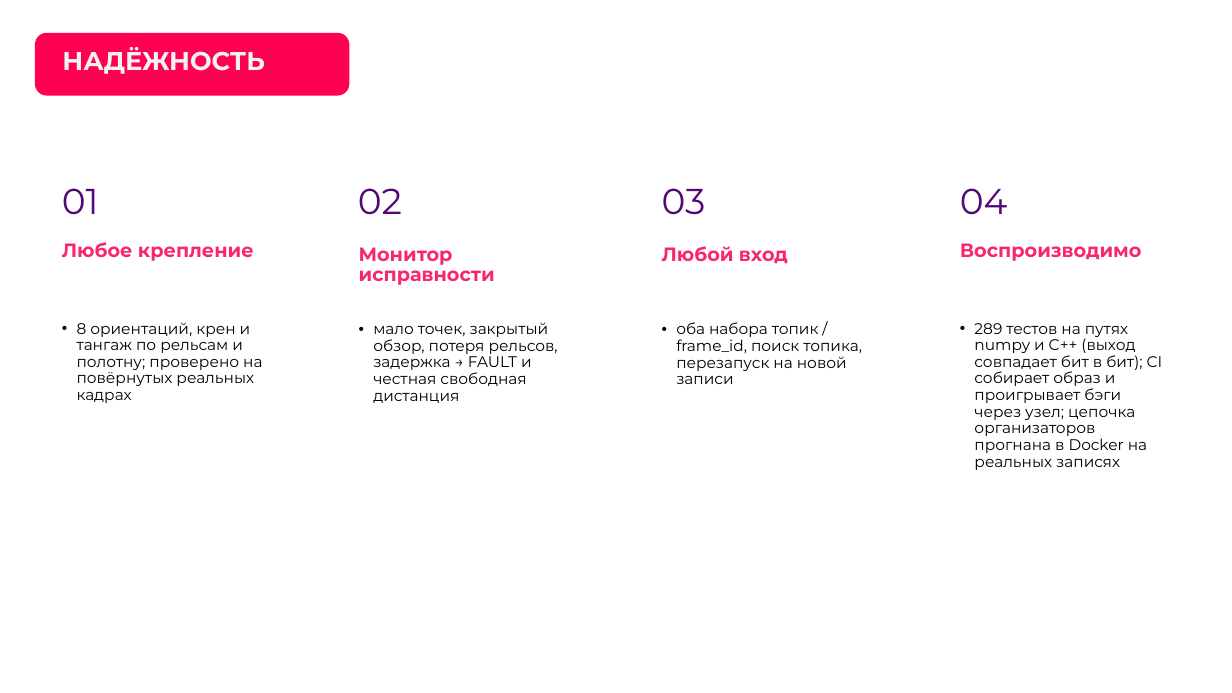
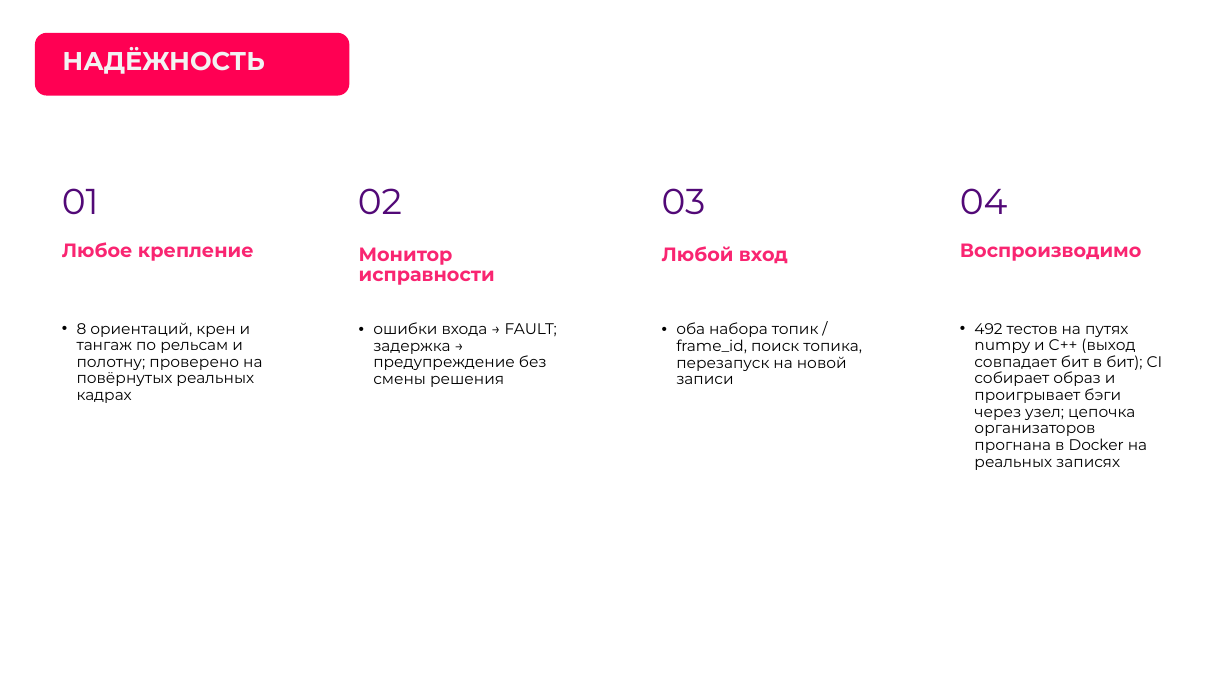
Before and after one commit to pmixay/ReSense, a slide deck: slide 14 of docs/presentation/ReSense_LCT2026.pptx. Drawn at 1232x693 pixels with LibreOffice and Linux fonts; fonts in the diff are those of the drawing; background and template pictures are left out. Boxes give left, top, right and bottom in pixels: in the first picture for what was removed or moved away, otherwise in the second. Text is boxed around its words. In the diff, an @@ line names an element or a change of style, - is before the commit and + after.

```diff
--- a/docs/presentation/ReSense_LCT2026.pptx
+++ b/docs/presentation/ReSense_LCT2026.pptx
@@ text at [373, 322, 557, 387]: text changed @@
-• мало точек, закрытый обзор, потеря рельсов, задержка → FAULT и честная свободная дистанция
+• ошибки входа → FAULT; задержка → предупреждение без смены решения
@@ text at [974, 323, 1163, 470]: text changed @@
-• 289 тестов на путях numpy и C++ (выход совпадает бит в бит); CI собирает образ и проигрывает бэги через узел; цепочка организаторов прогнана в Docker на реальных записях
+• 492 тестов на путях numpy и C++ (выход совпадает бит в бит); CI собирает образ и проигрывает бэги через узел; цепочка организаторов прогнана в Docker на реальных записях
```
Also in this commit, not shown: 7 other slides changed, 15 other files.
